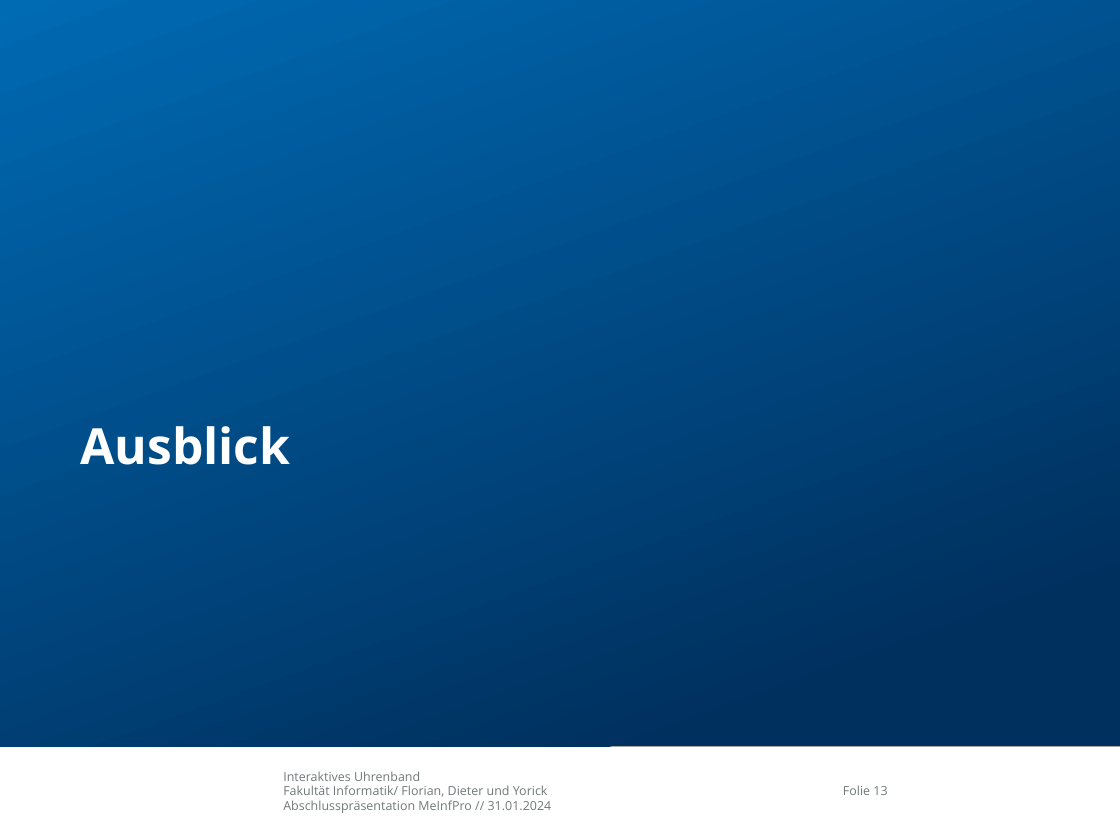
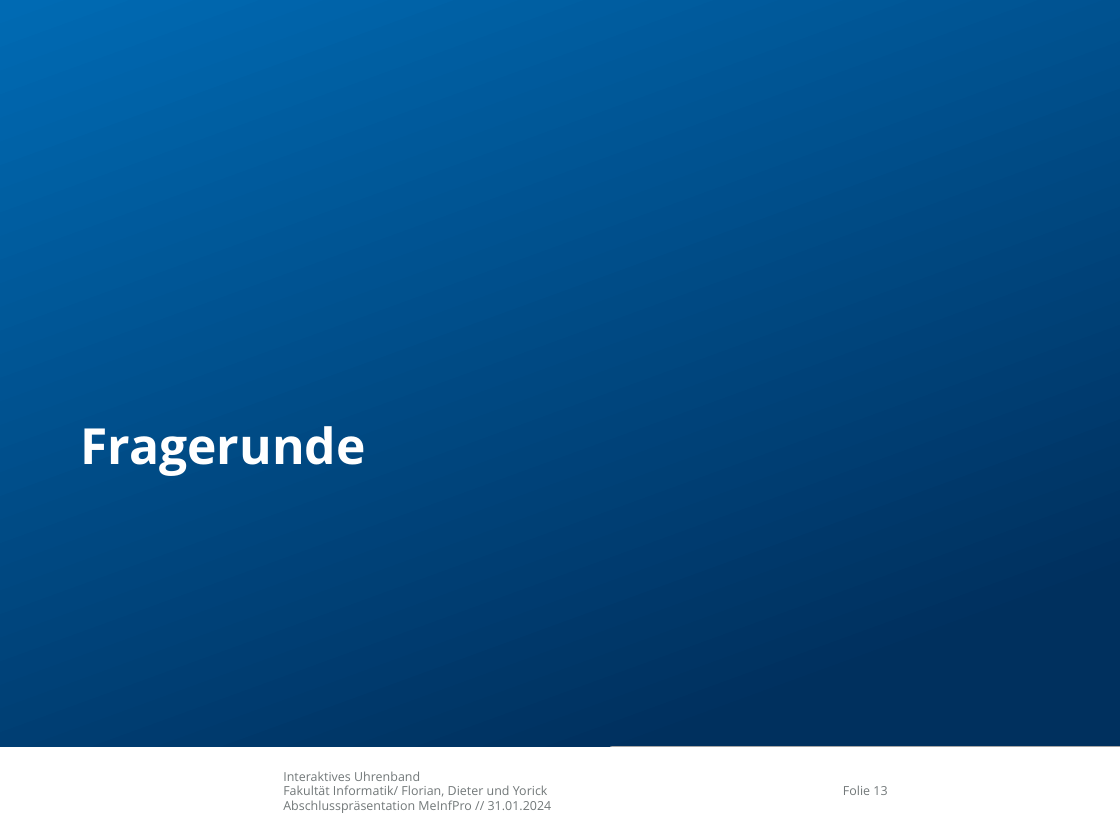
Before and after one commit to Avva-FR/StrapAR-Augmented-Smartwatch-Interface, a slide deck: slide 13 of doc/abschlusspraesentation/MeInfPro_Abschlusspräsentation_watch.pptx. Drawn at 1120x840 pixels with LibreOffice and Linux fonts; fonts in the diff are those of the drawing; background and template pictures are left out. Boxes give left, top, right and bottom in pixels: in the first picture for what was removed or moved away, otherwise in the second. Text is boxed around its words. In the diff, an @@ line names an element or a change of style, - is before the commit and + after.

```diff
--- a/doc/abschlusspraesentation/MeInfPro_Abschlusspräsentation_watch.pptx
+++ b/doc/abschlusspraesentation/MeInfPro_Abschlusspräsentation_watch.pptx
@@ title at [80, 426, 365, 476]: text changed @@
-          Ausblick
+          Fragerunde
```
Also in this commit, not shown: 4 other slides changed, 2 slides added, 2 slides removed.
